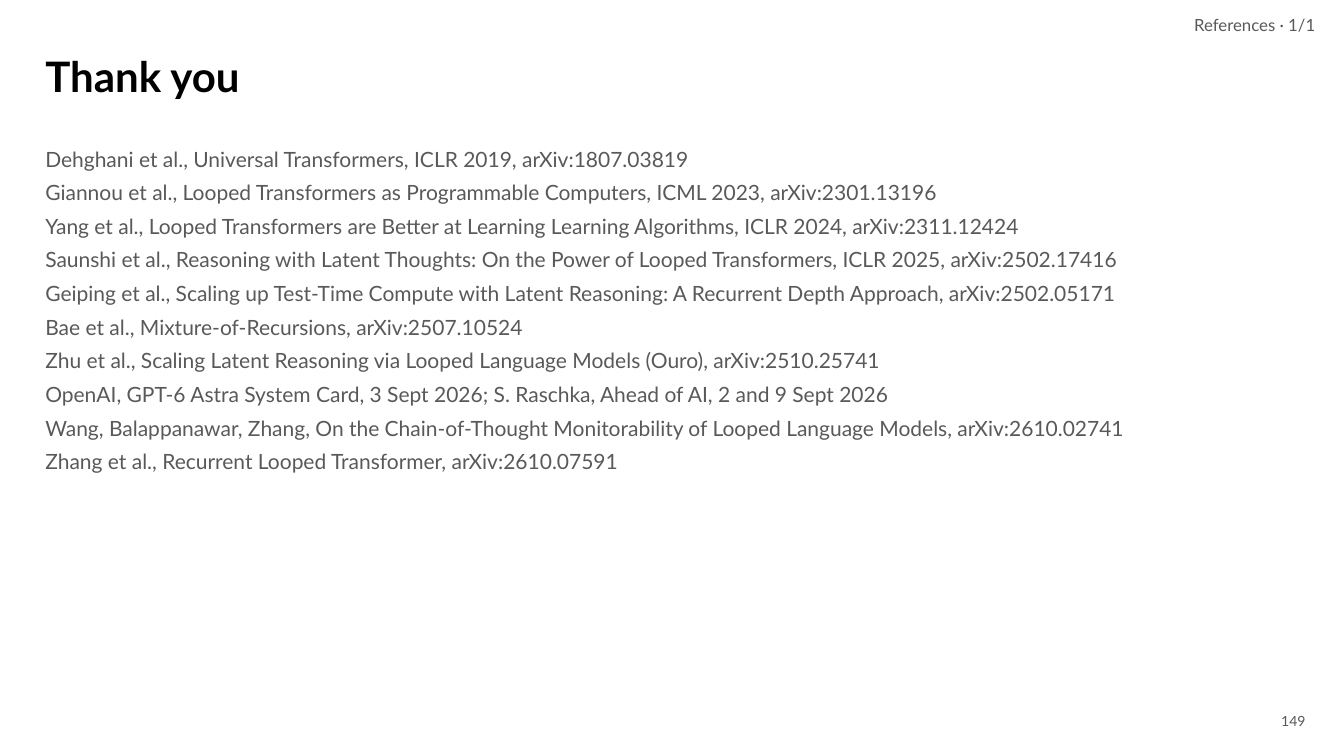
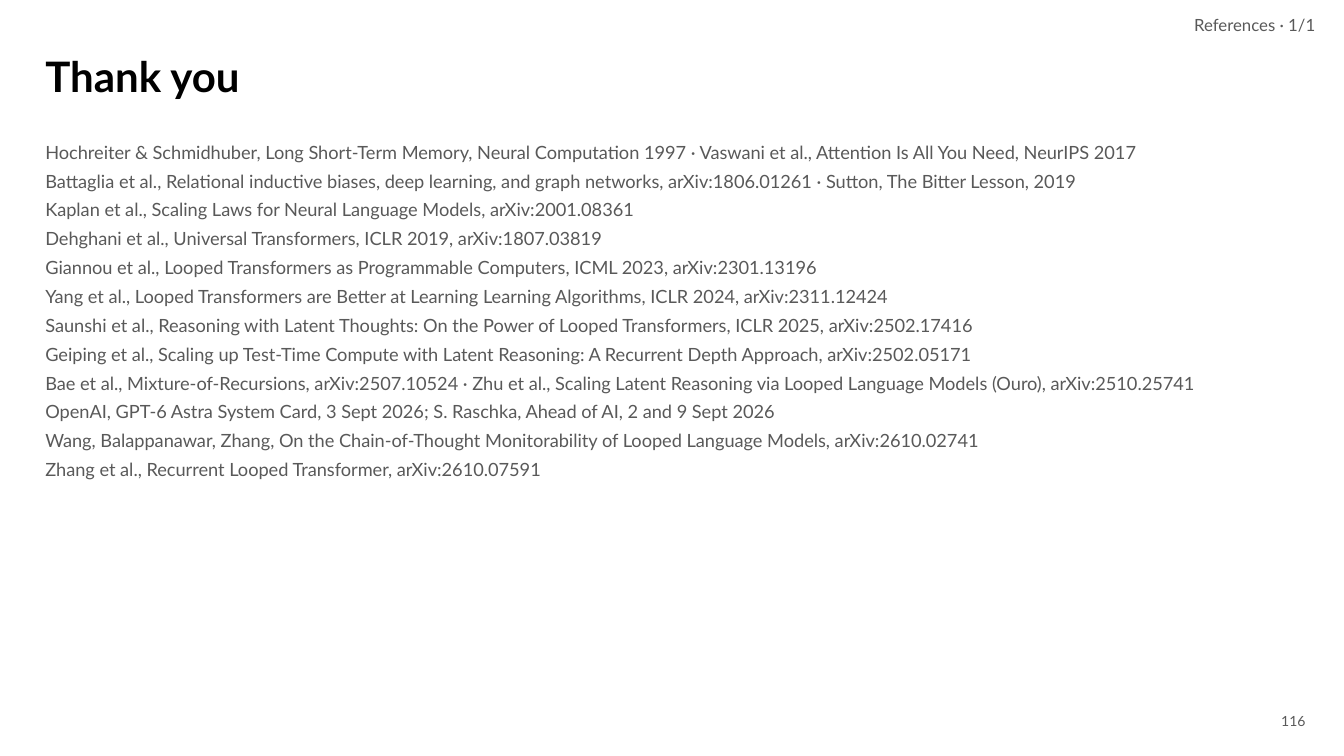
Before and after one commit to irregular6612/agi-hw2, a slide deck: slide 116 of build/out/looped-transformers.pptx (slide 149 before the commit). Drawn at 1344x756 pixels with LibreOffice and Linux fonts; fonts in the diff are those of the drawing. Boxes give left, top, right and bottom in pixels: in the first picture for what was removed or moved away, otherwise in the second. Text is boxed around its words. In the diff, an @@ line names an element or a change of style, - is before the commit and + after.

```diff
--- a/build/out/looped-transformers.pptx
+++ b/build/out/looped-transformers.pptx
@@ text at <box>45,145,1136,220</box>: paragraphs added @@
+Hochreiter & Schmidhuber, Long Short-Term Memory, Neural Computation 1997 · Vaswani et al., Attention Is All You Need, NeurIPS 2017
+Battaglia et al., Relational inductive biases, deep learning, and graph networks, arXiv:1806.01261 · Sutton, The Bitter Lesson, 2019
+Kaplan et al., Scaling Laws for Neural Language Models, arXiv:2001.08361
@@ text at <box>45,231,979,480</box>: size 15 to 13 pt in "Dehghani et al., Universal Transformers, ICLR 2019, ...", "Giannou et al., Looped Transformers as Programmable ...", "Yang et al., Looped Transformers are Better ...", "Saunshi et al., Reasoning with Latent Thoughts: ..." and 4 more places; less space between paragraphs @@
@@ text at <box>45,376,1195,394</box>: text changed; size 15 to 13 pt @@
-Bae et al., Mixture-of-Recursions, arXiv:2507.10524
-Zhu et al., Scaling Latent Reasoning via Looped Language Models (Ouro), arXiv:2510.25741
+Bae et al., Mixture-of-Recursions, arXiv:2507.10524 · Zhu et al., Scaling Latent Reasoning via Looped Language Models (Ouro), arXiv:2510.25741
@@ page number at <box>1281,716,1305,726</box>: text changed @@
-149
+116
```
Also in this commit, not shown: 78 other slides changed, 32 slides added, 65 slides removed, 23 other files.
